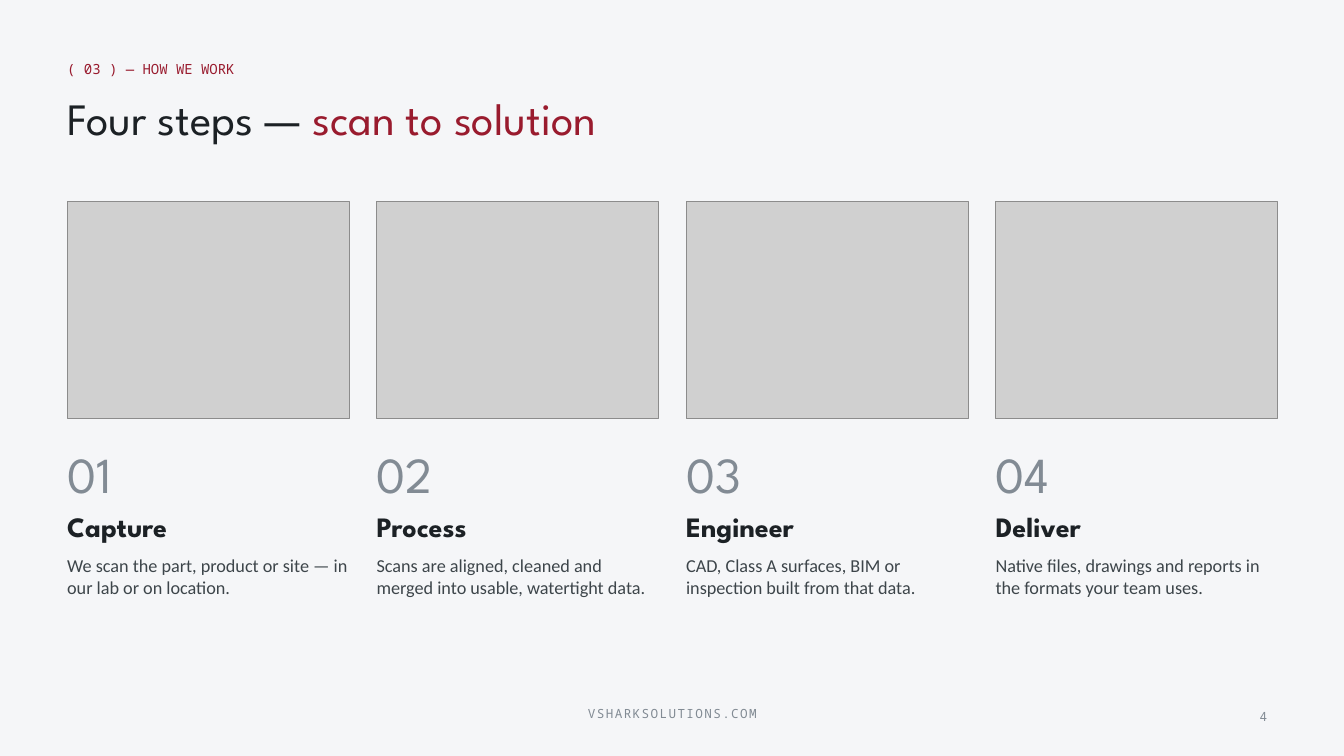
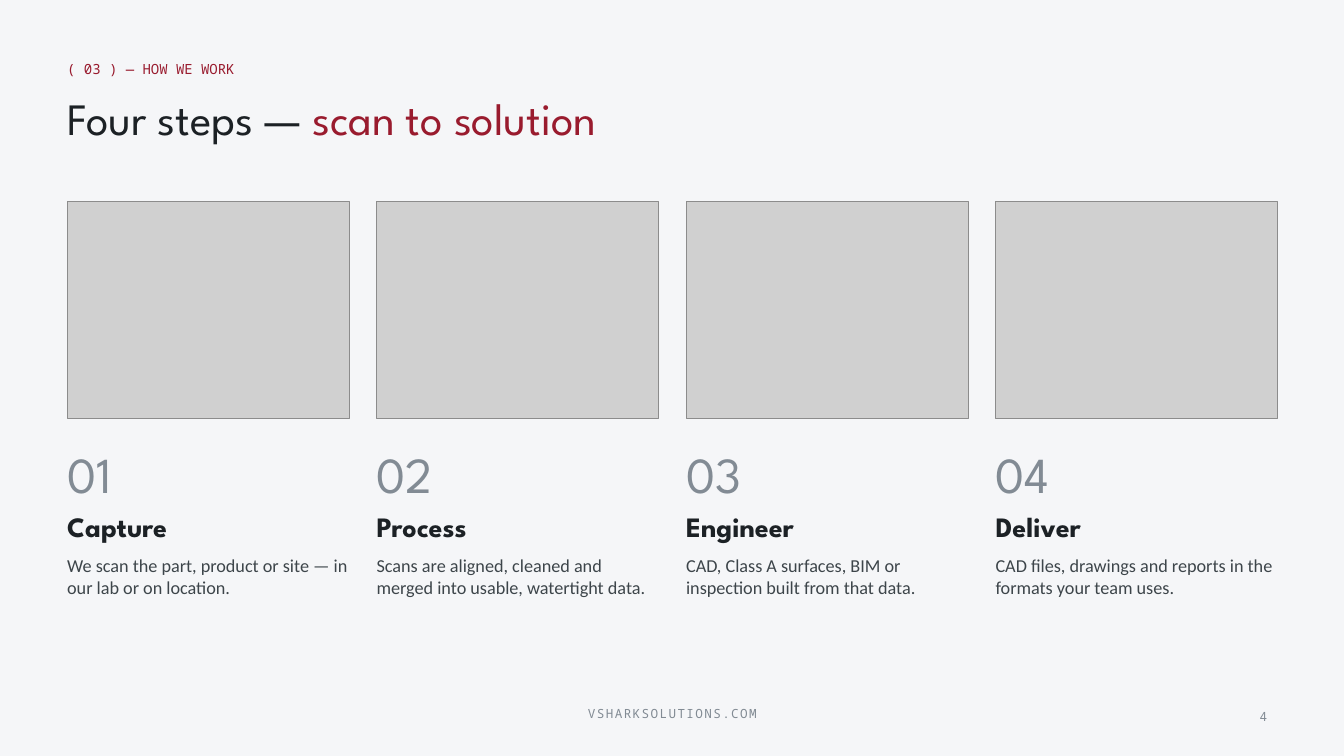
Before and after one commit to vsharkindia/vshark-website, a slide deck: slide 4 of collateral/VShark-Presentation.pptx. Drawn at 1344x756 pixels with LibreOffice and Linux fonts; fonts in the diff are those of the drawing; grey boxes stand for pictures; background and template pictures are left out. Boxes give left, top, right and bottom in pixels: in the first picture for what was removed or moved away, otherwise in the second. Text is boxed around its words. In the diff, an @@ line names an element or a change of style, - is before the commit and + after.

```diff
--- a/collateral/VShark-Presentation.pptx
+++ b/collateral/VShark-Presentation.pptx
@@ text at (996,559,1273,597): text changed @@
-Native files, drawings and reports in the formats your team uses.
+CAD files, drawings and reports in the formats your team uses.
```
Also in this commit, not shown: 5 other slides changed, 16 other files.
